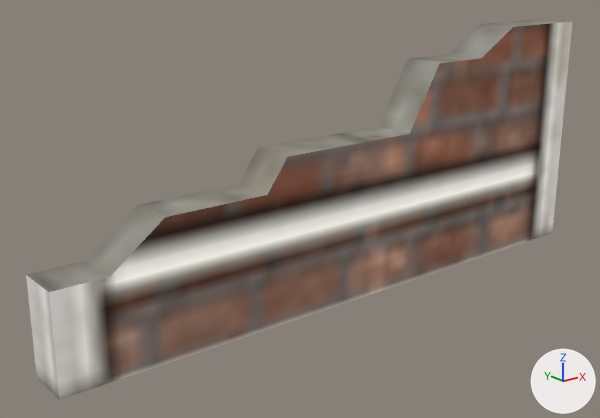
An edit to the glTF model Assets/UnityEve/Art/Models/retro-urban/wall-broken-type-a.glb, drawn before and after from the same camera.
Rendered twice from a camera (50 mm lens) standing at (-0.833, -0.92, 0.524) and looking at (-0.07, 0.033, 0.143). Every picture has the same lights, and +X, +Y and +Z are marked at lower right. The first picture is the older version. Vertices at exactly the same position are counted once.

Objects in the first picture: 'wall-broken-type-a'.
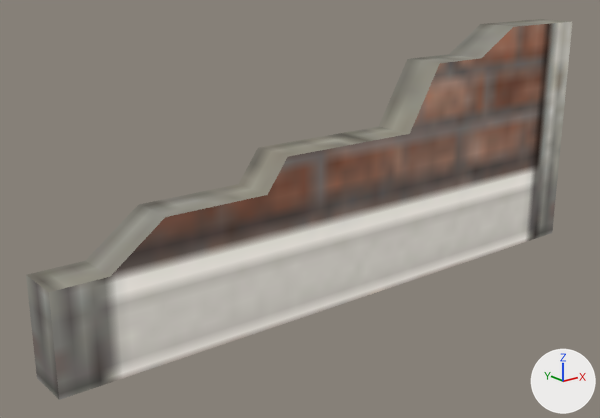
Changed parts and their boxes (x1, y1, x2, y2) in the pictures (600 x 418 px):
part 1 of me_wall_broken_type_a_0, surface changed: (26, 21, 568, 400) in both

Patch to the scene script:
```diff
--- a/Assets/UnityEve/Art/Models/retro-urban/wall-broken-type-a.glb.py
+++ b/Assets/UnityEve/Art/Models/retro-urban/wall-broken-type-a.glb.py
@@ me_wall_broken_type_a_0 @@
 me_wall_broken_type_a_0.from_pydata(...)  # 24 vertices, 44 faces; spans x -0.5..0.5, y -0.035..0.035, z 0.0..0.4
 # used by ob_wall_broken_type_a; location = (0.0, 0.0, 0.0)
+# me_wall_broken_type_a_0 part 1: 44 kept faces spanning x -0.5..0.5, y -0.035..0.035, z 0.0..0.4 get new texture (UV) coordinates
 me_wall_broken_type_a_0.materials.append(mat_wall_lines)
```
